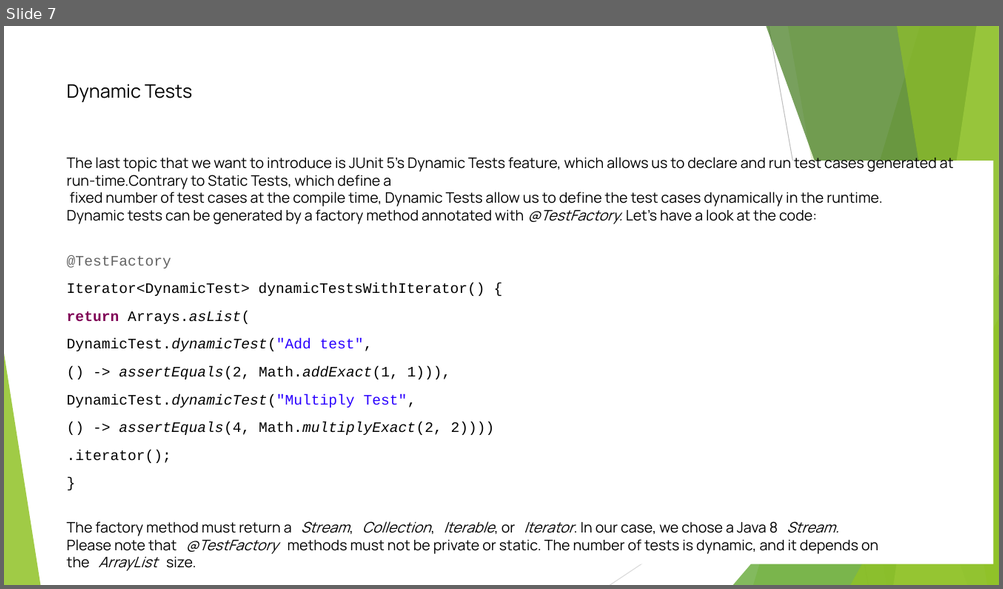
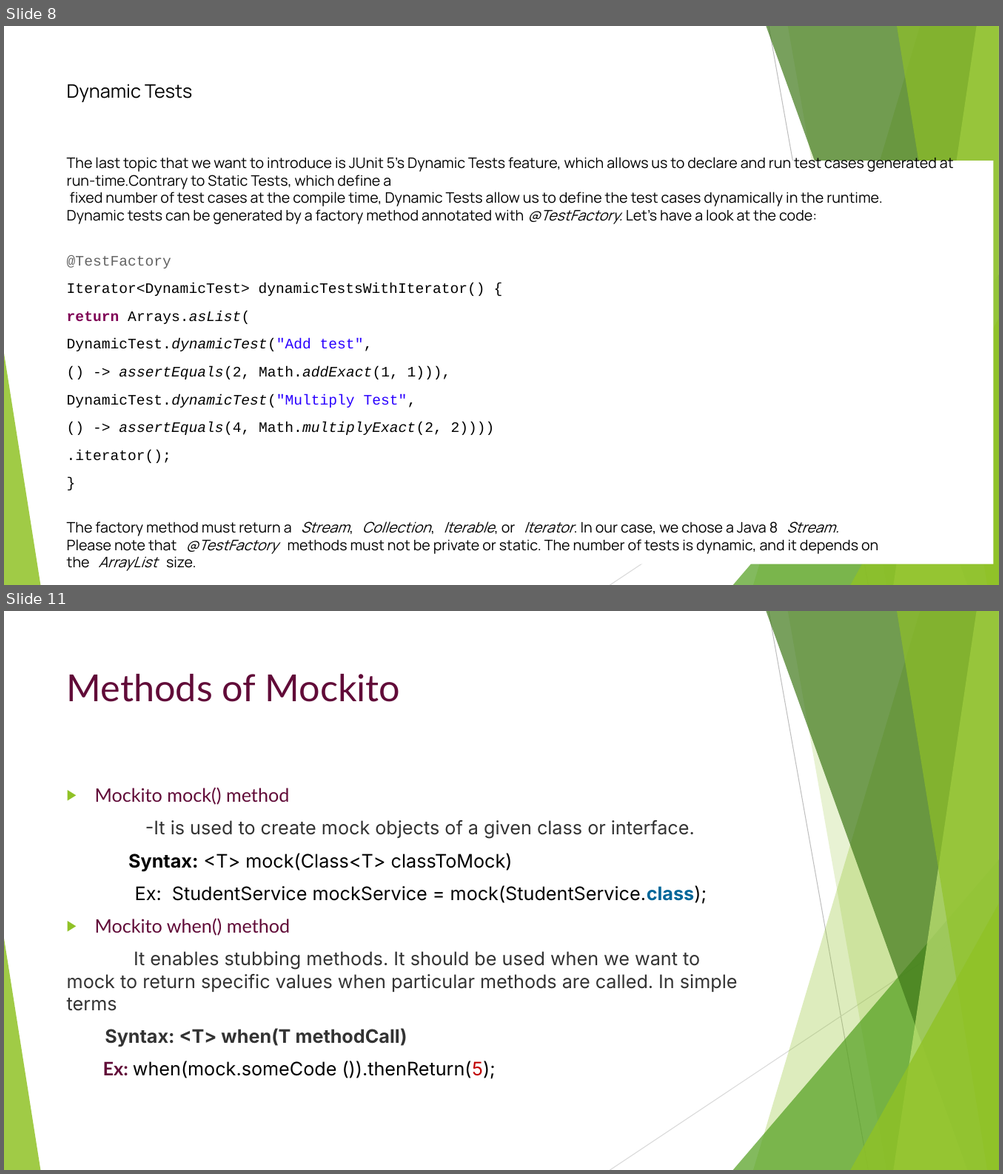
Before and after one commit to madhav123/junit5-ex, a slide deck: Junit5-indtoduction.pptx. Shown one above the other, each under a label of ours: slide 7 before the commit, slides 8 and 11 after it; the slides between them are not shown. The pictures are 1003x589 and 1003x1174 pixels, drawn with LibreOffice and Linux fonts; fonts in the diff are those of the drawing. Boxes give left, top, right and bottom in pixels: in the first picture for what was removed or moved away, otherwise in the second. Text is boxed around its words. In the diff, an @@ line names an element or a change of style, - is before the commit and + after.

```diff
--- a/Junit5-indtoduction.pptx
+++ b/Junit5-indtoduction.pptx
@@ slide 11 added at (4,611,999,1170), background #FFFFFF; not listed: 10 template elements that a slide beside it also shows @@
@@ title added at (67,674,400,702), 36 pt, text #610B38 @@
+Methods of Mockito
@@ text added at (67,787,737,1079), 18 pt, text #333333 @@
+▶ Mockito mock() method
+-It is used to create mock objects of a given class or interface.
+Syntax: <T> mock(Class<T> classToMock)
+Ex: StudentService mockService = mock(StudentService.class);
+▶ Mockito when() method
+It enables stubbing methods. It should be used when we want to mock to return specific values when particular methods are called. In simple terms
+Syntax: <T> when(T methodCall)
+Ex: when(mock.someCode ()).thenReturn(5);
@@ what was slide 7 is now slide 8 @@
```
Also in this commit, not shown: 2 slides changed, 3 other slides added, 1 slide removed, 1 other file.
